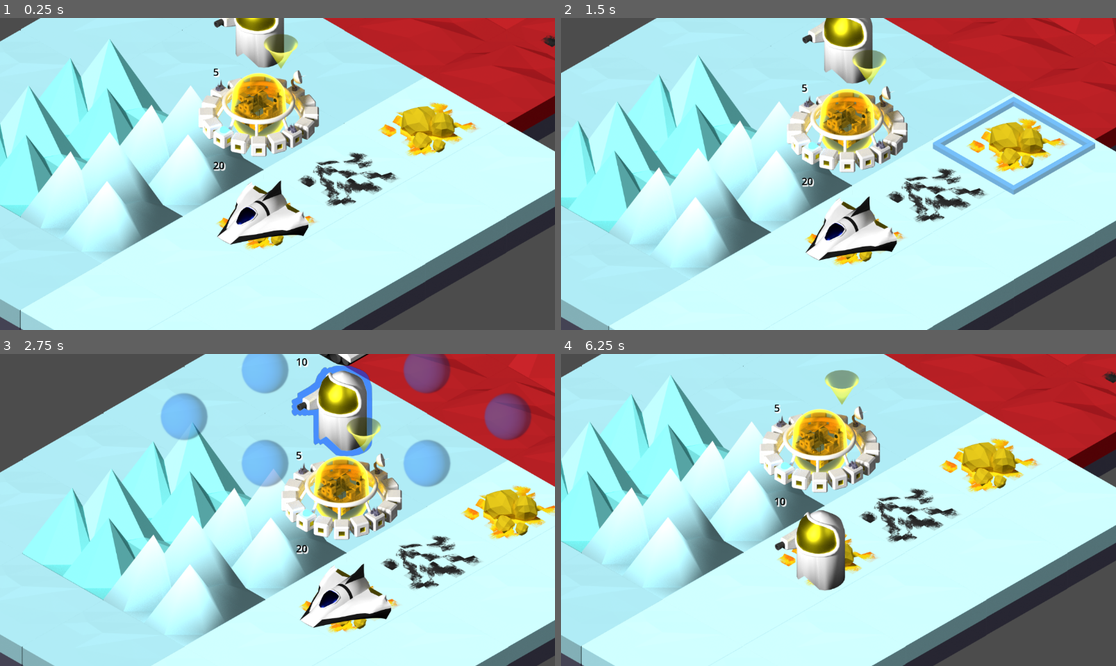
Above: before the commit, frames 1-4 (two rows, left to right).
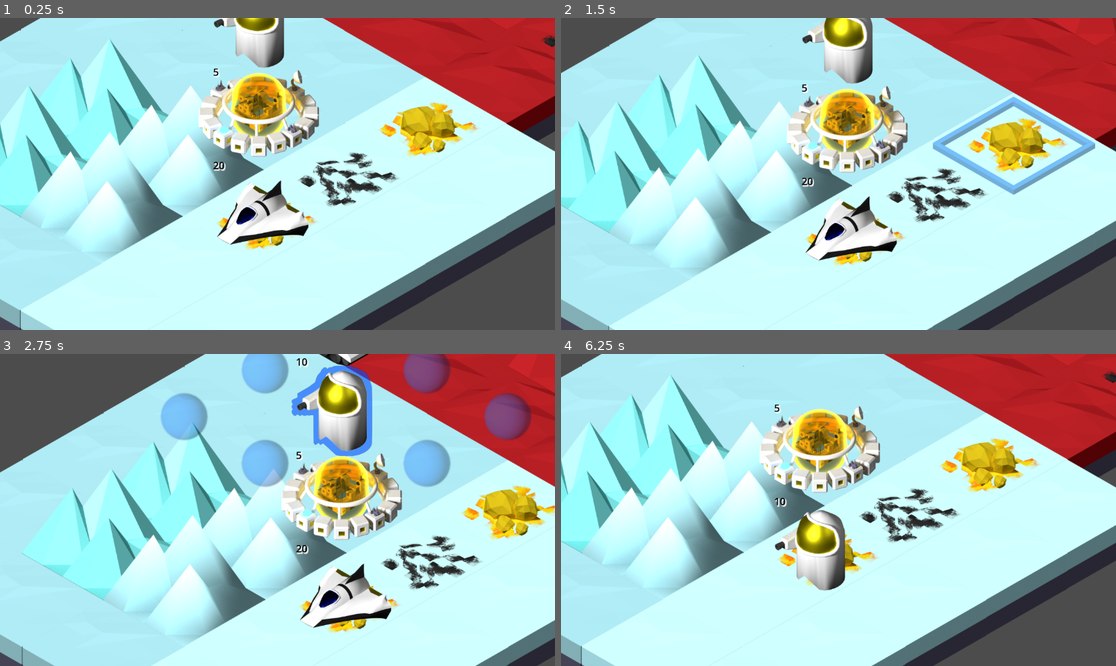
Above: after the commit, the same moments.

Repository: lifflander/stp
Game: Godot game, scene res://node_2d.tscn
Same seed, same stepped clock (60 frames per second), same inputs: the game is played once before the commit and once after it.
Inputs (mouse positions are in pixels of both pictures, inside the frame that each line leads up to):
- Up to frame 1 (0.25 s): no input
- Up to frame 2 (1.5 s): tap Enter at 0.5 s; move the mouse to (960, 158) at 0.52 s; click (960, 158) at 0.67 s; tap Space at 1.25 s; drag from (727, 189) to (810, 236) at 1.27 s
- Up to frame 3 (2.75 s): move the mouse to (333, 441) at 2.02 s; click (333, 441) at 2.17 s
- Up to frame 4 (6.25 s): tap Enter at 2.75, 5.75 s; drag from (810, 572) to (672, 463) at 2.77 s; move the mouse to (1005, 556) at 3.52 s; click (1005, 556) at 3.67 s; tap Space at 4.25 s; drag from (672, 463) to (755, 432) at 4.27 s; move the mouse to (866, 510) at 5.02 s; click (866, 510) at 5.17 s; drag from (755, 432) to (727, 525) at 5.77 s

The runs differ from the first frame. In frame 1, 0.4% of the frame differs, in the area x 47-54%, y 5-17%; in frame 2, 0.4%; in frame 3, 0.4%; in frame 4, 0.4%.

Commit message:
show when selected

Diff:
--- a/TileMap.gd
+++ b/TileMap.gd
@@ -193,7 +193,7 @@
 	for x in range(width):
 		for y in range(height):
 			var lin_idx : int = convertTo1D(Vector2i(x,y))
-			if unit_layer_build[lin_idx] != -1:
+			if unit_layer_build[lin_idx] != -1 and unit_is_selected and selected_cell.x == x and selected_cell.y == y:
 				var new_sprite : BuilderIcon = BuilderIcon.new()
 				new_sprite.location = Vector2i(x,y)
 				new_sprite.le = logic_engine
